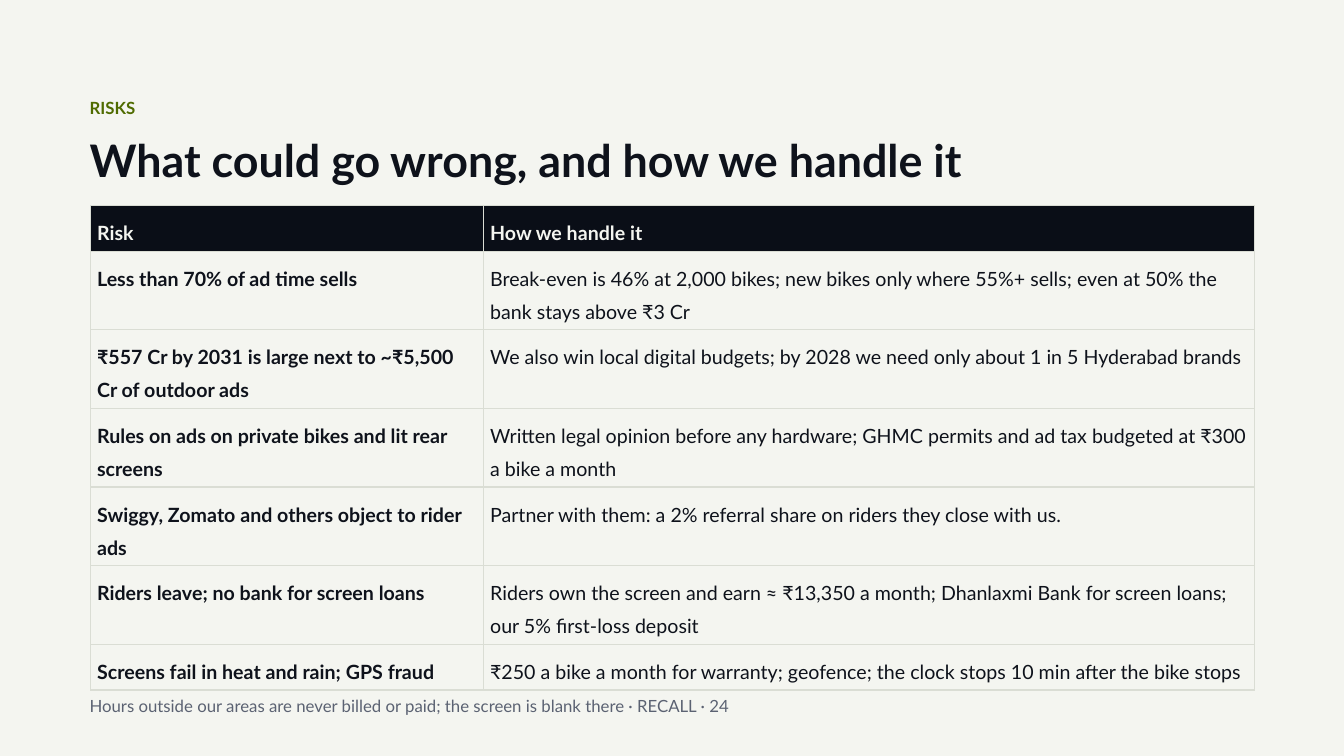
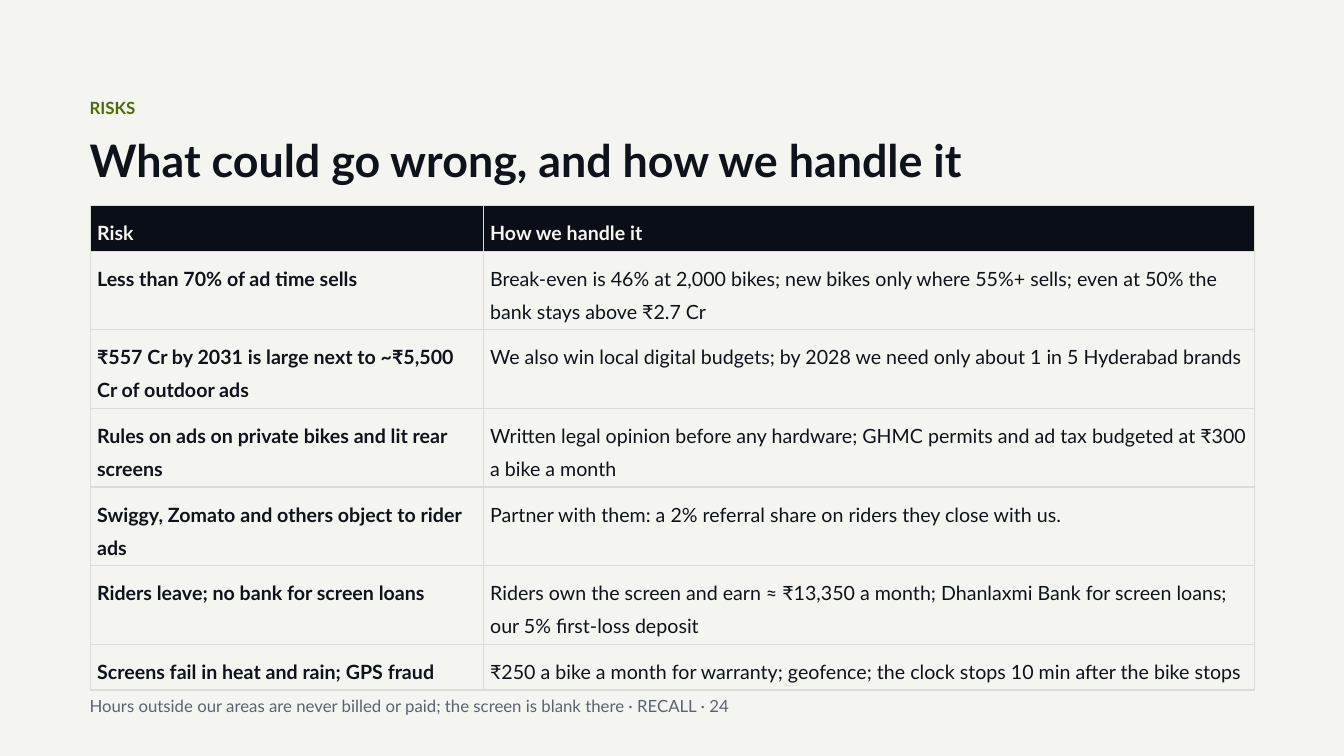
Before and after one commit to Picorus/recall-platform, a slide deck: slide 24 of docs/investor/01_RECALL_Investor_Deck_v5.4.pptx. Drawn at 1344x756 pixels with LibreOffice and Linux fonts; fonts in the diff are those of the drawing. Boxes give left, top, right and bottom in pixels: in the first picture for what was removed or moved away, otherwise in the second. Text is boxed around its words. In the diff, an @@ line names an element or a change of style, - is before the commit and + after.

```diff
--- a/docs/investor/01_RECALL_Investor_Deck_v5.4.pptx
+++ b/docs/investor/01_RECALL_Investor_Deck_v5.4.pptx
@@ table at (91, 206, 1255, 687) @@
-row 2, column 2: Break-even is 46% at 2,000 bikes; new bikes only where 55%+ sells; even at 50% the bank stays above ₹3 Cr
+row 2, column 2: Break-even is 46% at 2,000 bikes; new bikes only where 55%+ sells; even at 50% the bank stays above ₹2.7 Cr
```
Also in this commit, not shown: 16 other slides changed, 8 other files.
